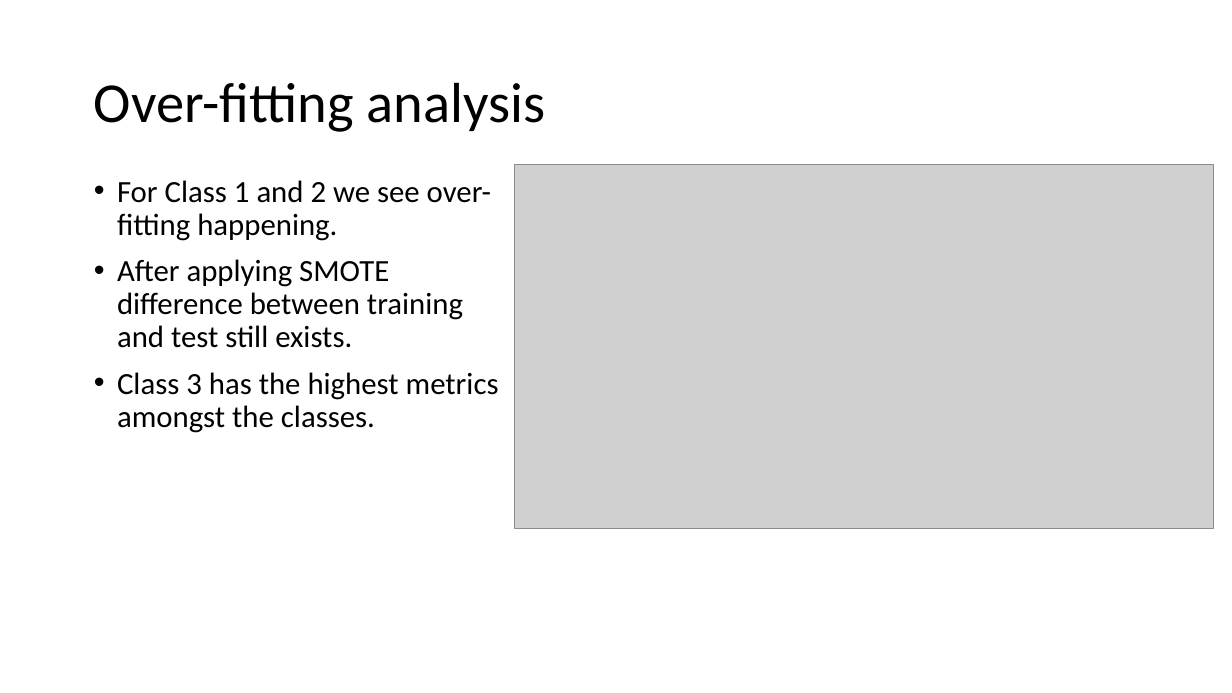
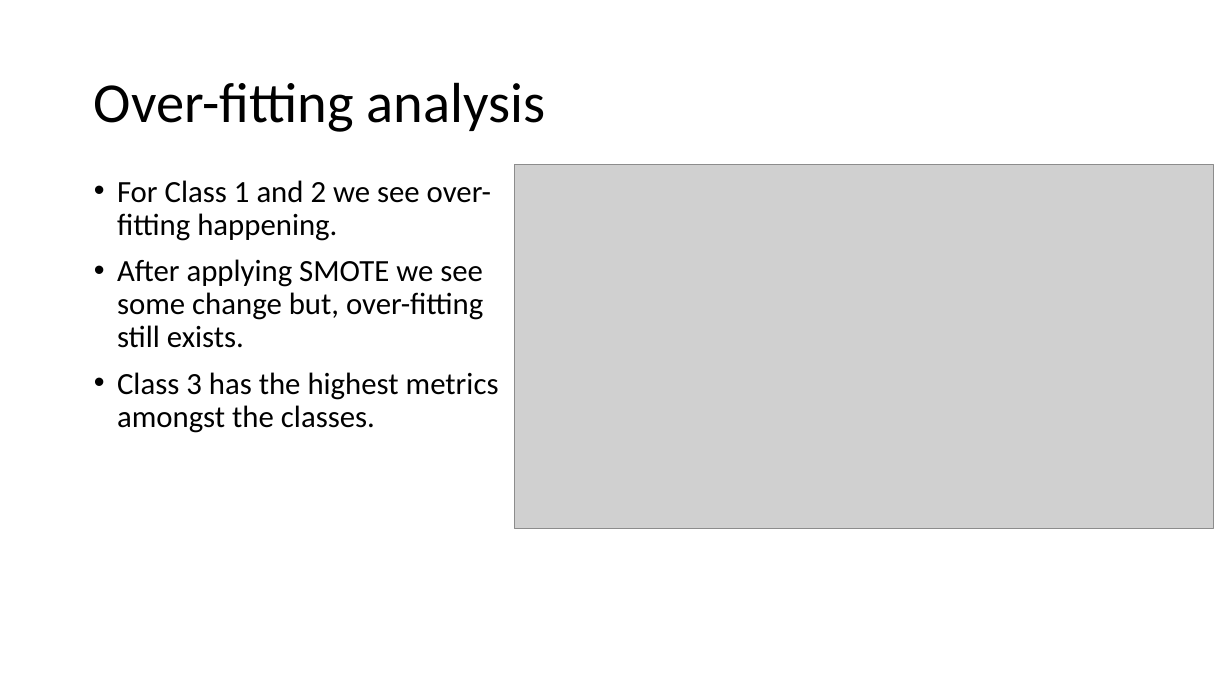
Before and after one commit to rahul7a/thyroid-classification, a slide deck: slide 12 of Reports/Classifying thyroid disease.pptx (slide 15 before the commit). Drawn at 1232x693 pixels with LibreOffice and Linux fonts; fonts in the diff are those of the drawing; grey boxes stand for pictures. Boxes give left, top, right and bottom in pixels: in the first picture for what was removed or moved away, otherwise in the second. Text is boxed around its words. In the diff, an @@ line names an element or a change of style, - is before the commit and + after.

```diff
--- a/Reports/Classifying thyroid disease.pptx
+++ b/Reports/Classifying thyroid disease.pptx
@@ text at (117,259,483,348): text changed @@
-• After applying SMOTE difference between training and test still exists.
+• After applying SMOTE we see some change but, over-fitting still exists.
```
Also in this commit, not shown: 12 other slides changed, 2 slides added, 5 slides removed.
